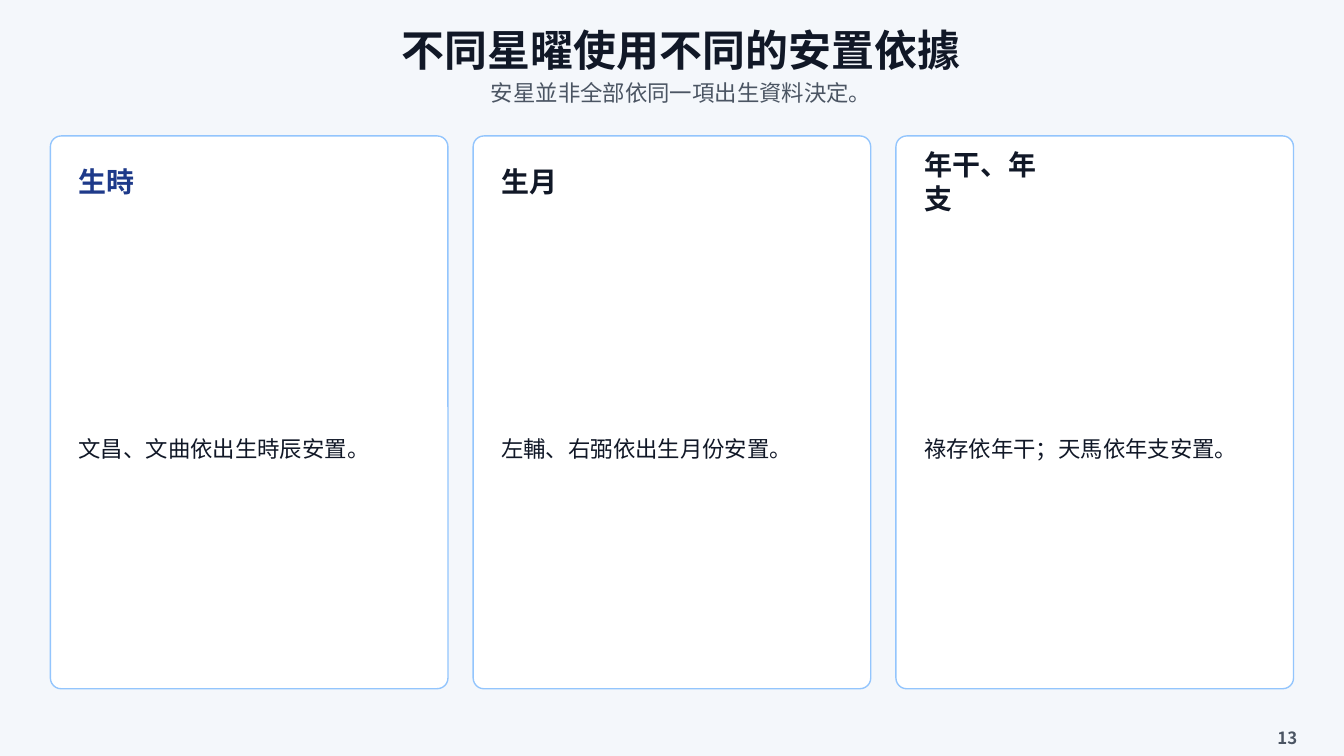
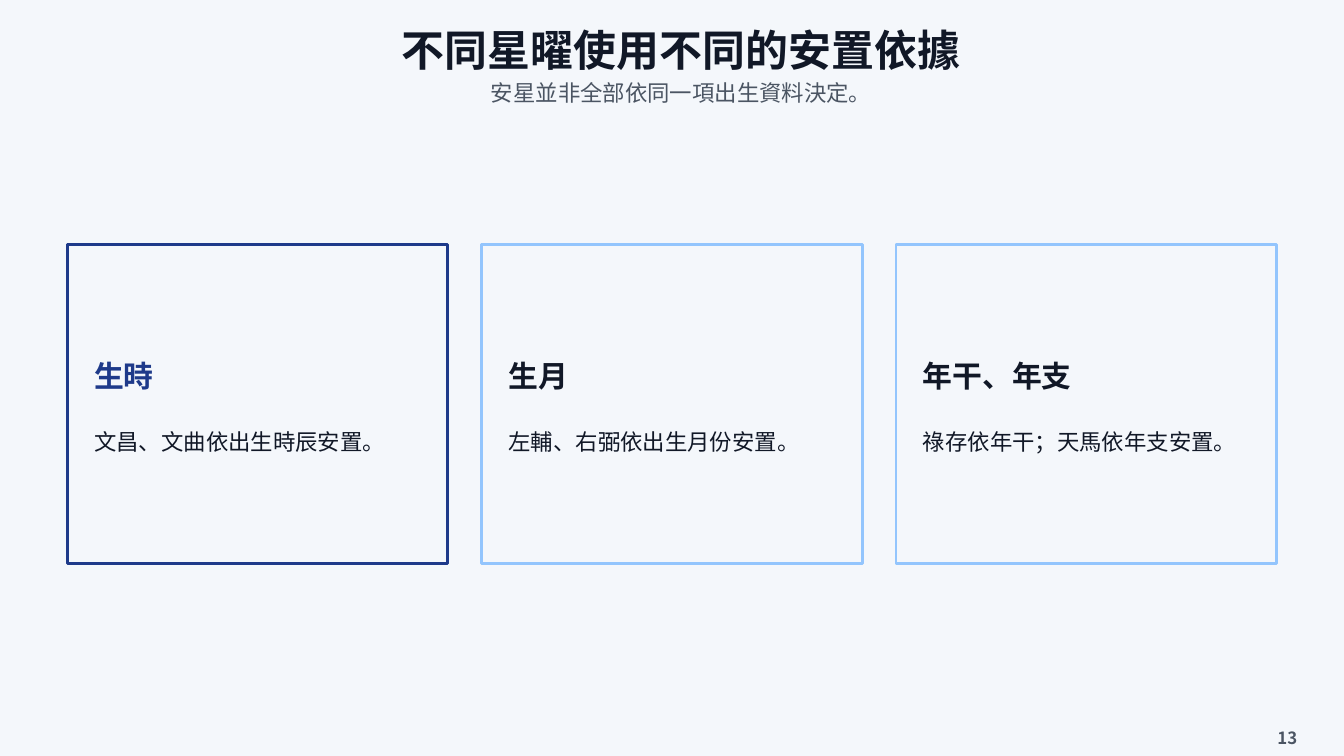
Before and after one commit to estrella123456789/S, a slide deck: slide 14 of exports/ziwei-reading.pptx. Drawn at 1344x756 pixels with LibreOffice and Linux fonts; fonts in the diff are those of the drawing; background and template pictures are left out. Boxes give left, top, right and bottom in pixels: in the first picture for what was removed or moved away, otherwise in the second. Text is boxed around its words. In the diff, an @@ line names an element or a change of style, - is before the commit and + after.

Commit message:
Adapt short slide content and repair responsive studio layout

```diff
--- a/exports/ziwei-reading.pptx
+++ b/exports/ziwei-reading.pptx
@@ rectangle: place and size @@
-rectangle at (51, 136, 449, 688)
+rectangle at (67, 245, 448, 564)
@@ rectangle at (67, 245, 448, 564): rounded rectangle to rectangle; fill #FFFFFF to none; outline #93C5FD 0.75 pt to #1E3A8A 1.5 pt @@
@@ rectangle: place and size @@
-rectangle at (473, 136, 871, 688)
+rectangle at (481, 245, 862, 564)
@@ rectangle at (481, 245, 862, 564): rounded rectangle to rectangle; fill #FFFFFF to none; outline #93C5FD 0.75 pt to #93C5FD 1.5 pt @@
@@ rectangle at (896, 245, 1277, 564): rounded rectangle to rectangle; fill #FFFFFF to none; outline #93C5FD 0.75 pt to #93C5FD 1.5 pt @@
@@ rectangle: place and size @@
-rectangle at (896, 136, 1294, 688)
+rectangle at (896, 245, 1277, 564)
@@ text "生時": place and size @@
-text "生時" at (79, 168, 135, 195)
+text "生時" at (94, 361, 154, 390)
@@ text "生月": place and size @@
-text "生月" at (501, 168, 557, 195)
+text "生月" at (509, 361, 569, 390)
@@ size 15 to 16 pt in 3 elements at (94, 361, 154, 390), (509, 361, 569, 390), (923, 361, 1072, 390) @@
@@ text "年干、年支": place and size @@
-text "年干、年支" at (924, 151, 1036, 212)
+text "年干、年支" at (923, 361, 1072, 390)
@@ text "文昌、文曲依出生時辰安置。": place and size @@
-text "文昌、文曲依出生時辰安置。" at (79, 438, 370, 459)
+text "文昌、文曲依出生時辰安置。" at (94, 431, 385, 452)
@@ text "左輔、右弼依出生月份安置。": place and size @@
-text "左輔、右弼依出生月份安置。" at (501, 438, 792, 459)
+text "左輔、右弼依出生月份安置。" at (509, 431, 800, 452)
@@ text "祿存依年干；天馬依年支安置。": place and size @@
-text "祿存依年干；天馬依年支安置。" at (924, 438, 1237, 461)
+text "祿存依年干；天馬依年支安置。" at (923, 431, 1236, 454)
```
Also in this commit, not shown: 18 other slides changed, 10 other files.
